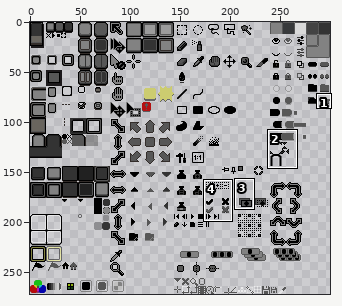
Sprite sheet -- sheet.png. The picture above shows the old version from afar; the outline marks the close-up.
Close-up. Earlier state:
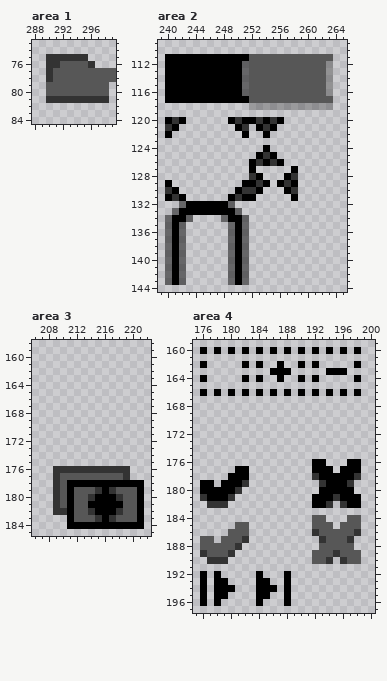
The file is 300x272 pixels. Colours within 5 levels of each other are drawn and written as one. Shown: area 1: x 288..299, y 73..84; area 2: x 239..265, y 109..144; area 3: x 206..222, y 158..185; area 4: x 175..200, y 159..197. The commit also changed other parts of the picture, which this record leaves out.
New version:
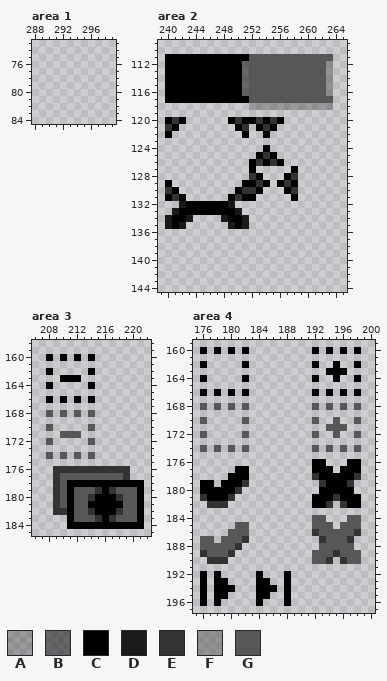
Palette (. is transparent): A #00000040  B #00000080  C #000000  D #1c191b  E #333333  F #57575780  G #575757
Edits made:
--- area 1
@@ x 288..299 @@
 74 ............
-75 ..EEEEEE....
-76 ..EEGGGGE...
-77 ..EGGGGGGGGG
-78 ..EGGGGGGGGG
-79 ..GGGGGGGGG.
-80 ..GGGGGGGGG.
-81 ..EEEEEEEEE.
+75 ............
+76 ............
+77 ............
+78 ............
+79 ............
+80 ............
+81 ............
 82 ............
--- area 2
@@ x 239..253 @@
 131 .CEC......CECC.
-132 ...BCCCCCCB....
-133 ..BCCCCCCCCB...
-134 .BCCB....BCCB..
-135 .BCB......BCB..
-136 .BCB......BCB..
-137 .BCB......BCB..
-138 .BCB......BCB..
-139 .BCB......BCB..
-140 .BCB......BCB..
-141 .BCB......BCB..
-142 .BCB......BCB..
-143 .BCB......BCB..
+132 ...DCCCCCCD....
+133 ..DCCCCCCCCD...
+134 .DCCD....DCCD..
+135 .DCD......DCD..
+136 ...............
+137 ...............
+138 ...............
+139 ...............
+140 ...............
+141 ...............
+142 ...............
+143 ...............
 144 ...............
--- area 3
@@ x 206..216 @@
 159 ...........
-160 ...........
+160 ..C.C.C.C..
 161 ...........
-162 ...........
-163 ...........
-164 ...........
+162 ..C.....C..
+163 ....CCC....
+164 ..C.....C..
 165 ...........
-166 ...........
+166 ..C.C.C.C..
 167 ...........
-168 ...........
+168 ..G.G.G.G..
 169 ...........
-170 ...........
-171 ...........
-172 ...........
+170 ..G.....G..
+171 ....GGG....
+172 ..G.....G..
 173 ...........
-174 ...........
+174 ..G.G.G.G..
 175 ...........
--- area 4
@@ x 175..200 @@
 159 ..........................
-160 .C.C.C.C.C.C.C.C.C.C.C.C..
+160 .C.C.C.C.........C.C.C.C..
 161 ..........................
-162 .C.....C.C..C..C.C.....C..
-163 ...........CCC.....CCC....
-164 .C.....C.C..C..C.C.....C..
+162 .C.....C.........C..C..C..
+163 ...................CCC....
+164 .C.....C.........C..C..C..
 165 ..........................
-166 .C.C.C.C.C.C.C.C.C.C.C.C..
+166 .C.C.C.C.........C.C.C.C..
 167 ..........................
-168 ..........................
+168 .G.G.G.G.........G.G.G.G..
 169 ..........................
-170 ..........................
-171 ..........................
-172 ..........................
+170 .G.....G.........G..G..G..
+171 ...................GGG....
+172 .G.....G.........G..G..G..
 173 ..........................
-174 ..........................
+174 .G.G.G.G.........G.G.G.G..
 175 ..........................
